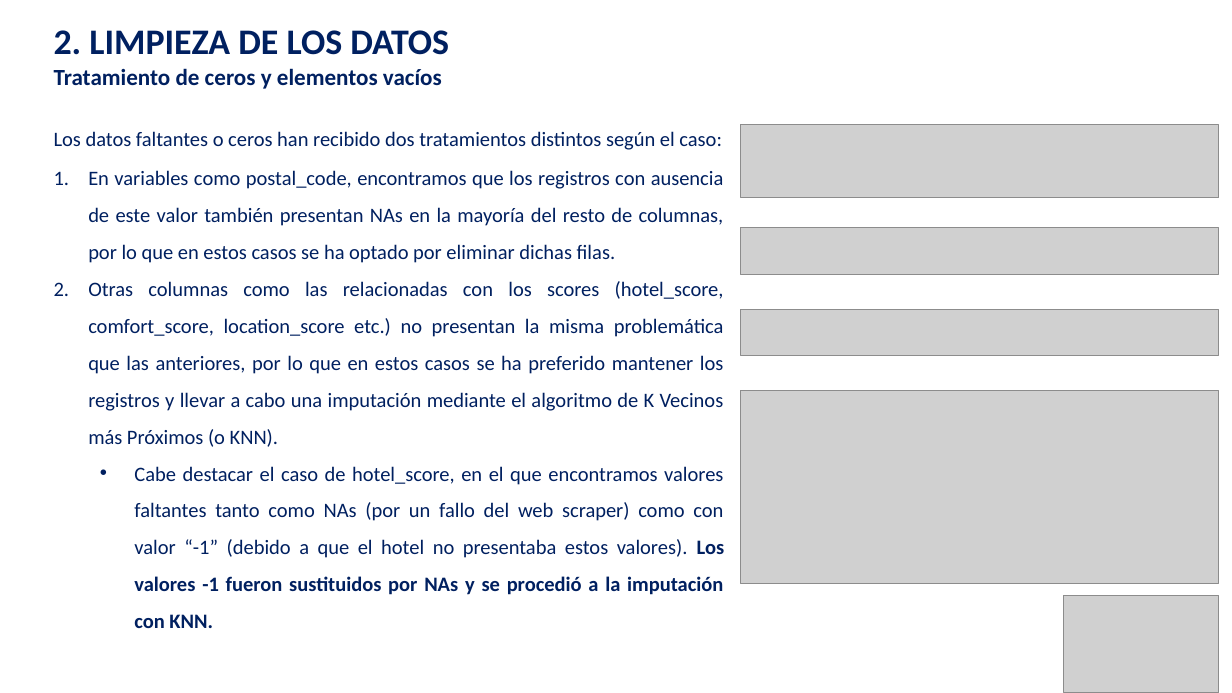
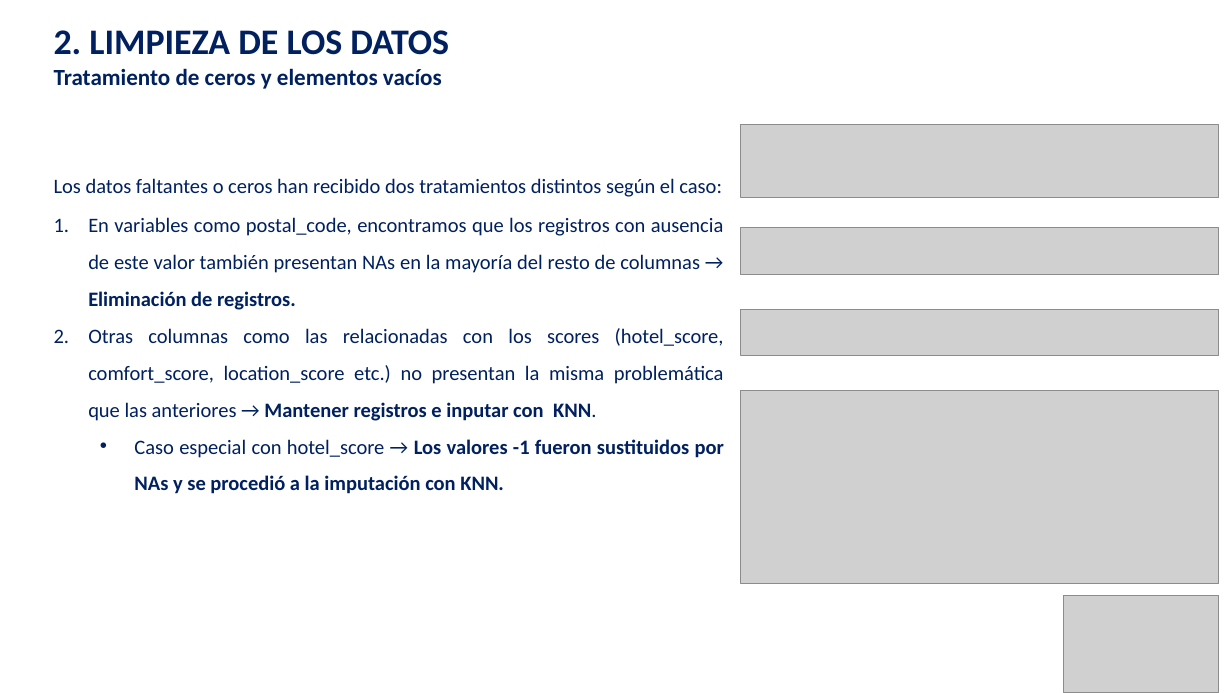
Before and after one commit to guiruha/DataCleaningUOC, a slide deck: slide 6 of Memoria_pres.pptx. Drawn at 1232x693 pixels with LibreOffice and Linux fonts; fonts in the diff are those of the drawing; grey boxes stand for pictures. Boxes give left, top, right and bottom in pixels: in the first picture for what was removed or moved away, otherwise in the second. Text is boxed around its words. In the diff, an @@ line names an element or a change of style, - is before the commit and + after.

```diff
--- a/Memoria_pres.pptx
+++ b/Memoria_pres.pptx
@@ text "Los datos faltantes o ceros ...": place and size @@
-text "Los datos faltantes o ceros ..." at box(54, 131, 724, 628)
+text "Los datos faltantes o ceros ..." at box(54, 178, 724, 494)
@@ text at box(88, 217, 724, 494): text changed @@
-1. En variables como postal_code, encontramos que los registros con ausencia de este valor también presentan NAs en la mayoría del resto de columnas, por lo que en estos casos se ha optado por eliminar dichas filas.
-2. Otras columnas como las relacionadas con los scores (hotel_score, comfort_score, location_score etc.) no presentan la misma problemática que las anteriores, por lo que en estos casos se ha preferido mantener los registros y llevar a cabo una imputación mediante el algoritmo de K Vecinos más Próximos (o KNN).
-  • Cabe destacar el caso de hotel_score, en el que encontramos valores faltantes tanto como NAs (por un fallo del web scraper) como con valor “-1” (debido a que el hotel no presentaba estos valores). Los valores -1 fueron sustituidos por NAs y se procedió a la imputación con KNN.
+1. En variables como postal_code, encontramos que los registros con ausencia de este valor también presentan NAs en la mayoría del resto de columnas → Eliminación de registros.
+2. Otras columnas como las relacionadas con los scores (hotel_score, comfort_score, location_score etc.) no presentan la misma problemática que las anteriores → Mantener registros e inputar con KNN.
+  • Caso especial con hotel_score → Los valores -1 fueron sustituidos por NAs y se procedió a la imputación con KNN.
```
Also in this commit, not shown: 4 other slides changed, 3 other files.
